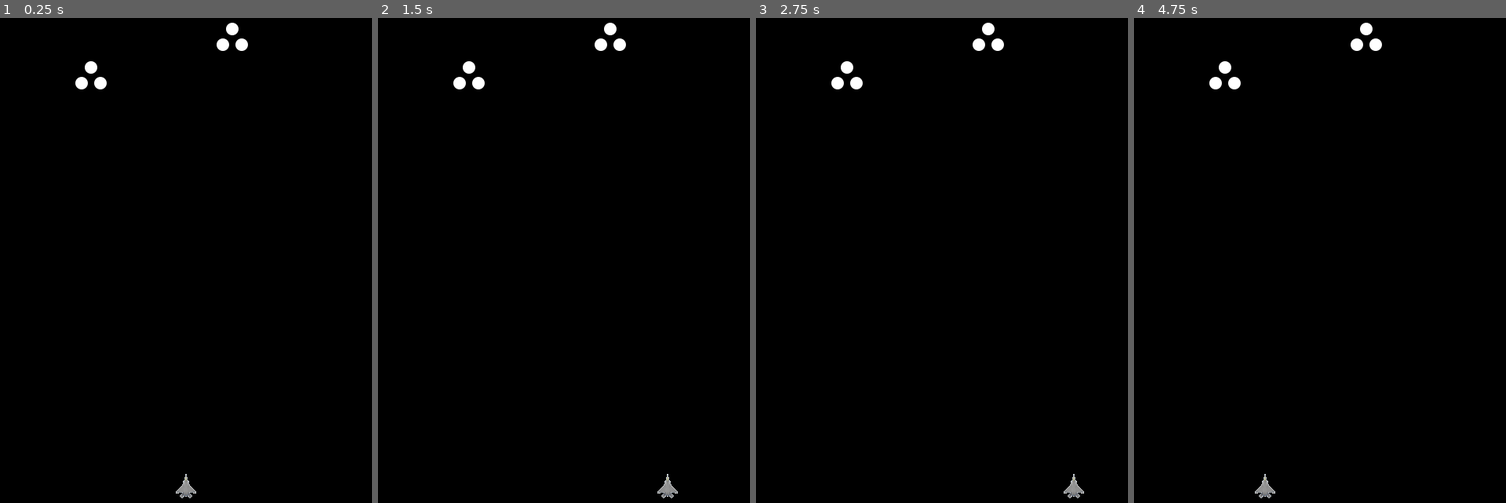
Above: before the commit, frames 1-4 (left to right).
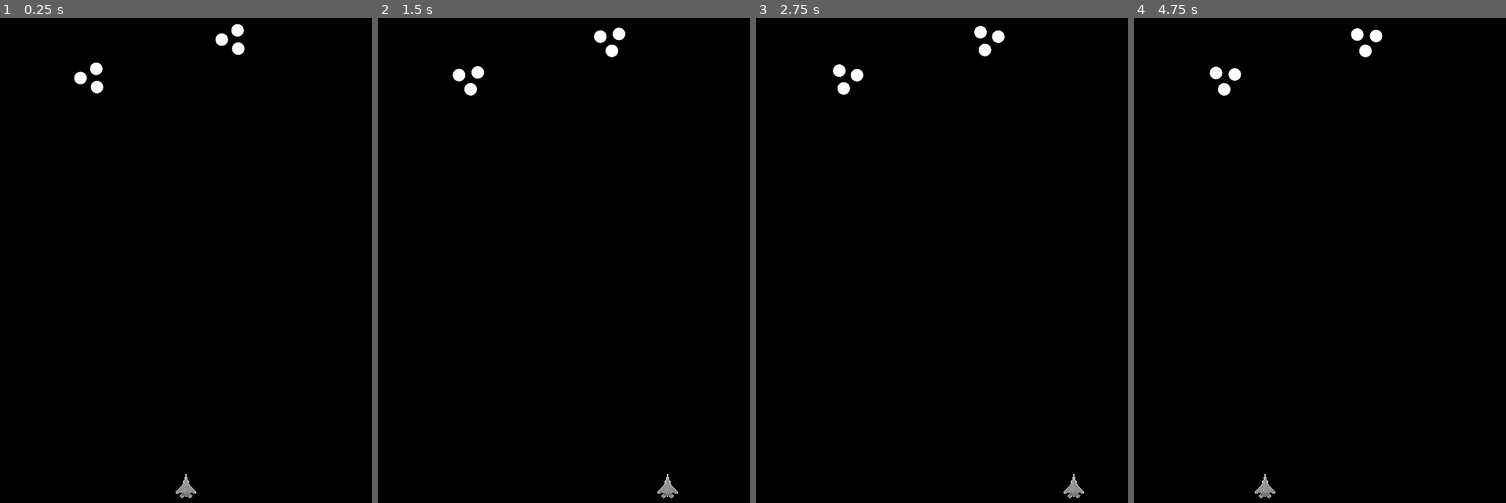
Above: after the commit, the same moments.

Repository: vivisuke/GodotShooting
Game: Godot game, scene res://Main.tscn
Two runs of this game, one before a commit and one after it. Both use one fixed random seed, a clock stepped at 60 frames per second and the inputs below.
Inputs:
- Up to frame 1 (0.25 s): no input
- Up to frame 2 (1.5 s): tap Enter (ui_accept) at 0.5, 0.77 s; hold Right (ui_right) 0.53-1.28 s; hold Left (ui_left) from 1.28 s (still down)
- Up to frame 3 (2.75 s): tap Enter (ui_accept) at 1.52 s; release Left (ui_left) at 2.03 s; hold Right (ui_right) from 2.03 s (still down)
- Up to frame 4 (4.75 s): tap Enter (ui_accept) at 3.02, 3.77, 4.52 s; release Right (ui_right) at 3.53 s; hold Left (ui_left) from 3.53 s (still down)

The runs differ from the first frame. In frame 1, 0.5% of the frame differs, in the area x 19-67%, y 0-16%; in frame 2, 0.7%; in frame 3, 0.7%; in frame 4, 0.8%, in the area x 20-67%, y 0-17%.

Commit message:
0009 ◎ C 04/04 04/04 0.001│ToDo│敵機自転

Diff:
--- /dev/null
+++ b/GodotShooting/Enemy.gd
@@ -0,0 +1,7 @@
+extends KinematicBody2D
+
+func _ready():
+	pass # Replace with function body.
+
+func _physics_process(delta):
+	$Sprite.rotation += 2.0 * delta
--- a/GodotShooting/Enemy.tscn
+++ b/GodotShooting/Enemy.tscn
@@ -1,12 +1,14 @@
-[gd_scene load_steps=3 format=2]
+[gd_scene load_steps=4 format=2]
 
 [ext_resource path="res://images/workspaces_white.png" type="Texture" id=1]
+[ext_resource path="res://Enemy.gd" type="Script" id=2]
 
 [sub_resource type="CircleShape2D" id=1]
 radius = 45.0
 
 [node name="Enemy" type="KinematicBody2D"]
 scale = Vector2( 0.5, 0.5 )
+script = ExtResource( 2 )
 __meta__ = {
 "_edit_group_": true
 }
Not shown, changed: GodotShooting.spr
